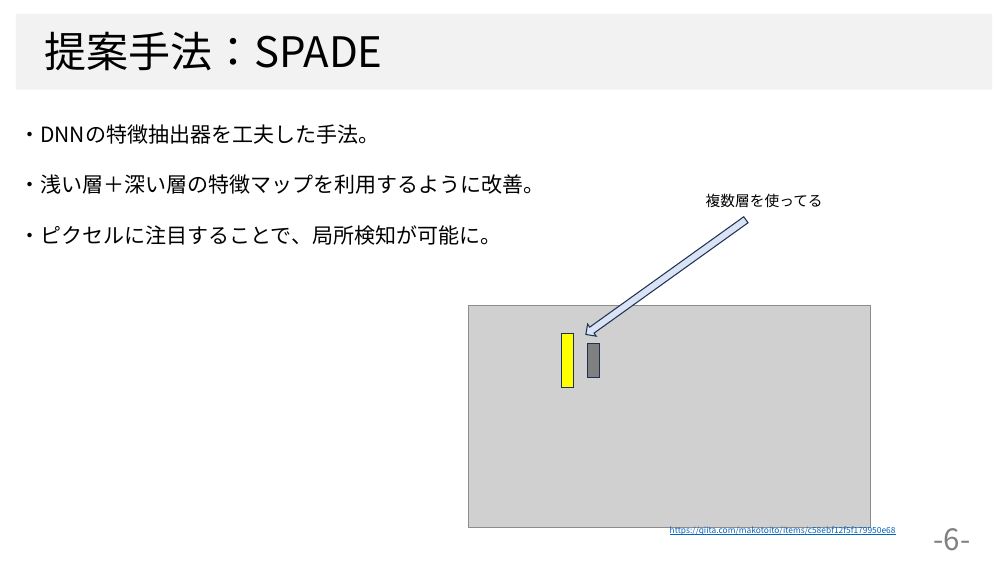
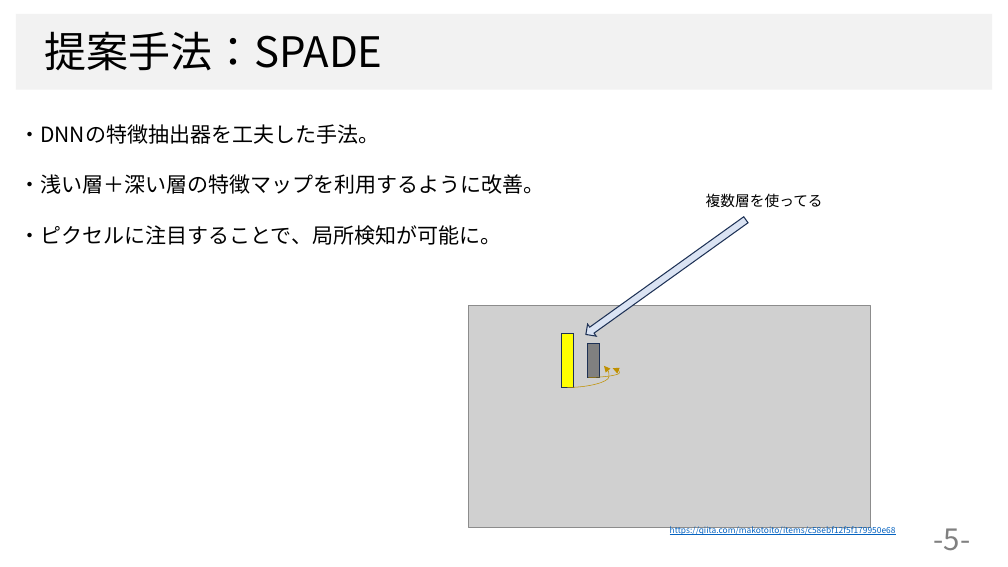
Before and after one commit to dhia-github/haselab-all, a slide deck: slide 5 of 発表資料/B4_上坂大樹_サーベイ大会資料.pptx (slide 6 before the commit). Drawn at 1008x567 pixels with LibreOffice and Linux fonts; fonts in the diff are those of the drawing; grey boxes stand for pictures; background and template pictures are left out. Boxes give left, top, right and bottom in pixels: in the first picture for what was removed or moved away, otherwise in the second. Text is boxed around its words. In the diff, an @@ line names an element or a change of style, - is before the commit and + after.

```diff
--- a/発表資料/B4_上坂大樹_サーベイ大会資料.pptx
+++ b/発表資料/B4_上坂大樹_サーベイ大会資料.pptx
@@ curved arrow added from (568, 388) to (604, 366), #BF9000 0.5 pt @@
@@ curved arrow added from (588, 377) to (613, 368), #BF9000 0.5 pt @@
@@ page number at [934,528,971,551]: text changed @@
--6-
+-5-
```
Also in this commit, not shown: 5 other slides changed, 1 slide added, 1 slide removed, 1 other file.
